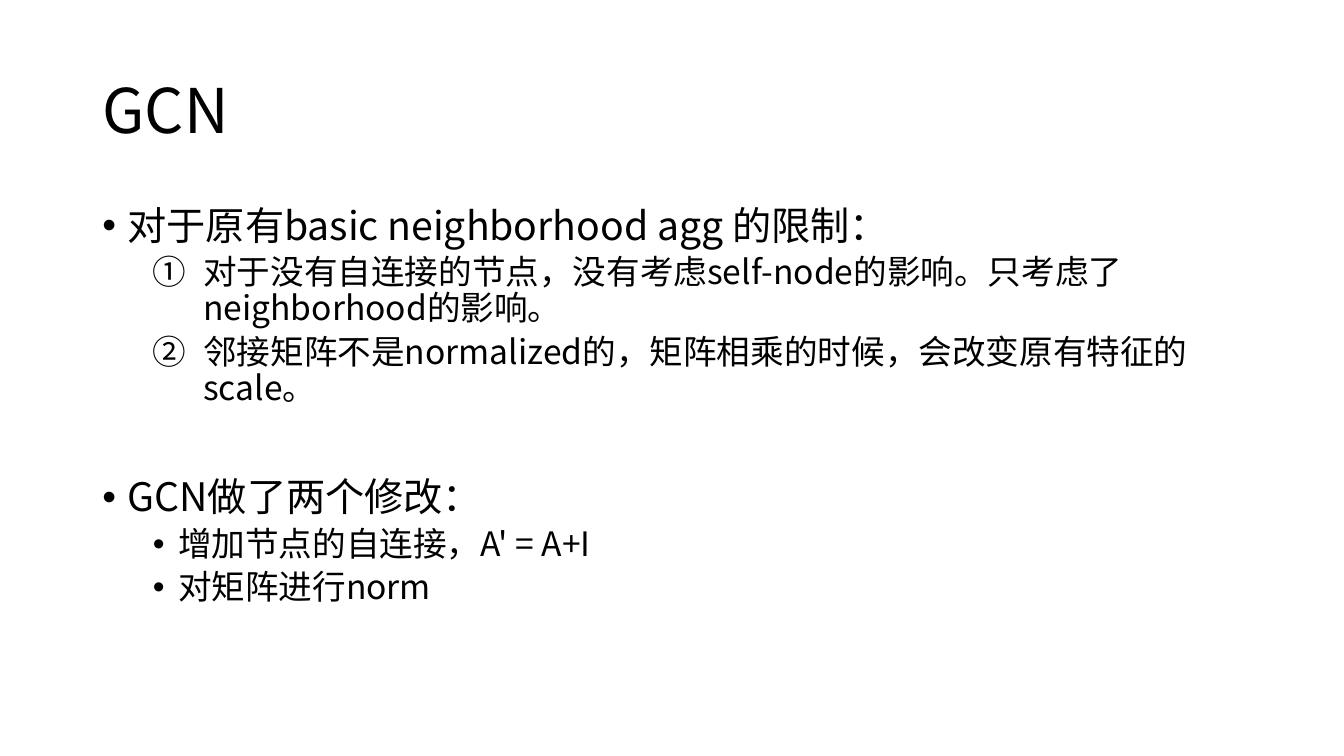
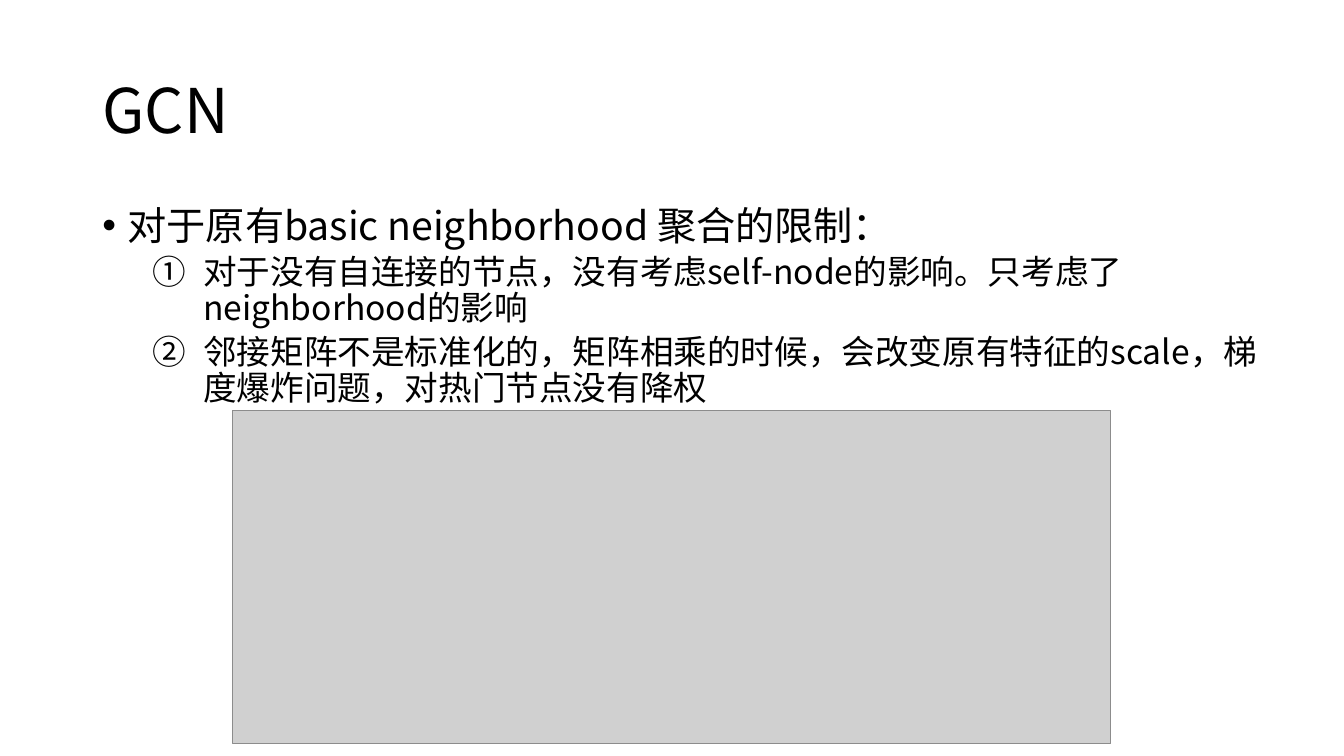
Before and after one commit to shmilysyq/rcmd_paper, a slide deck: slide 23 of embedding/graph embedding/Representation Learning on Graphs.pptx (slide 25 before the commit). Drawn at 1344x756 pixels with LibreOffice and Linux fonts; fonts in the diff are those of the drawing; grey boxes stand for pictures. Boxes give left, top, right and bottom in pixels: in the first picture for what was removed or moved away, otherwise in the second. Text is boxed around its words. In the diff, an @@ line names an element or a change of style, - is before the commit and + after.

```diff
--- a/embedding/graph embedding/Representation Learning on Graphs.pptx
+++ b/embedding/graph embedding/Representation Learning on Graphs.pptx
@@ text at (x1=128, y1=207, x2=1257, y2=404): text changed @@
-• 对于原有basic neighborhood agg 的限制：
-  1. 对于没有自连接的节点，没有考虑self-node的影响。只考虑了neighborhood的影响。
-  2. 邻接矩阵不是normalized的，矩阵相乘的时候，会改变原有特征的scale。
-• GCN做了两个修改：
-  • 增加节点的自连接，A' = A+I
-  • 对矩阵进行norm
+• 对于原有basic neighborhood 聚合的限制：
+  1. 对于没有自连接的节点，没有考虑self-node的影响。只考虑了neighborhood的影响
+  2. 邻接矩阵不是标准化的，矩阵相乘的时候，会改变原有特征的scale，梯度爆炸问题，对热门节点没有降权
@@ picture added at (x1=233, y1=410, x2=1111, y2=744) @@
```
Also in this commit, not shown: 15 other slides changed, 13 slides added, 4 slides removed, 2 other files.
